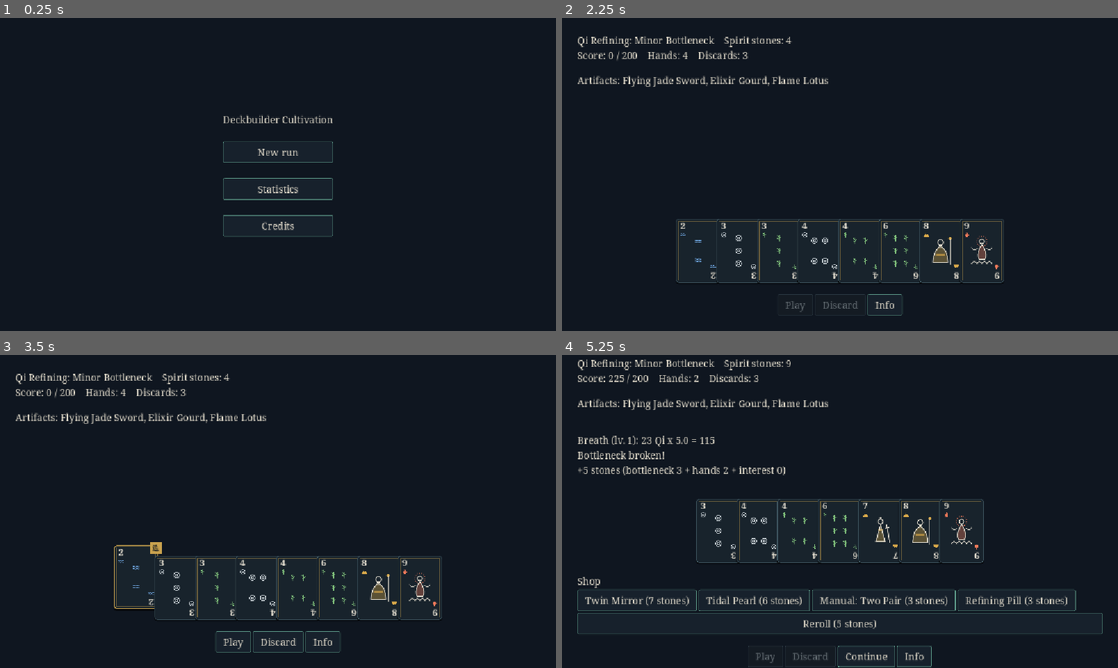
Above: before the commit, frames 1-4 (two rows, left to right).
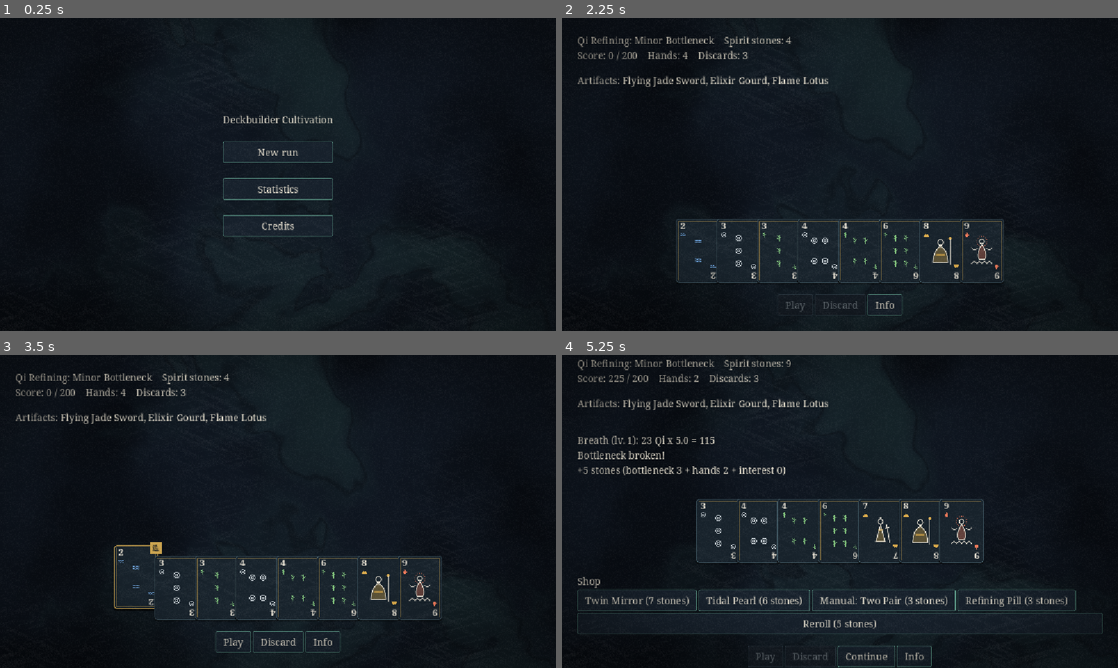
Above: after the commit, the same moments.

Repository: BazeOnigiri/deckbuilder-cultivation
Game: Godot game, scene res://ui/main/main.tscn
The game is run twice, just before and just after one commit, with the same random seed, the same clock (stepped at 60 frames per second) and the same inputs.
Inputs (mouse positions are in pixels of both pictures, inside the frame that each line leads up to):
- Up to frame 1 (0.25 s): no input
- Up to frame 2 (2.25 s): click "New run" at 0.5 s; click "New run" at 1.25 s; click "Start" at 2 s
- Up to frame 3 (3.5 s): click (133, 583) at 2.77 s
- Up to frame 4 (5.25 s): click "Play" at 3.5 s; click (739, 583) at 4.27 s; click "Play" at 5 s

The runs differ from the first frame. In frame 2, 0.5% of the frame differs, in the area x 2-79%, y 5-93%; in frame 3, 0.5%; in frame 4, 1.0%, in the area x 2-98%, y 1-100%.

Commit message:
feat(theme): fond anime au lavis d'encre et papier de riz sur tout le jeu
- Autoload Ambiance : un CanvasLayer derriere tous les ecrans (lavis) et
  un devant (papier), sans toucher a main ni aux ecrans.
- lavis.gdshader : bruit fractal deforme par lui-meme, encre qui se
  diffuse lentement, aureole sombre au bord des lavis.
- papier.gdshader : grain au pixel, fibres croisees par plaques, vignette.
  Ne lit pas l'ecran, pour rester leger en export web.
- Bruit partage dans bruit.gdshaderinc. Reglages dans lavis.tres et
  papier.tres.
- Tests : autoload declare, fond derriere et papier devant, souris non
  captee, contraste du texte sur les couleurs du lavis.

Co-Authored-By: Claude Opus 5.5 <noreply@anthropic.com>

Diff:
--- a/project.godot
+++ b/project.godot
@@ -14,6 +14,10 @@
 run/main_scene="res://ui/main/main.tscn"
 config/features=PackedStringArray("4.7", "GL Compatibility")
 config/icon="res://icon.svg"
+
+[autoload]
+
+Ambiance="*res://ui/theme/ambiance.tscn"
 
 [display]
 
--- /dev/null
+++ b/test/unit/ui/test_ambiance.gd
@@ -0,0 +1,30 @@
+extends GutTest
+## Fond lavis et papier : charges pour tout le jeu, ne captent pas la souris, texte lisible par-dessus.
+
+const Contrast := preload("res://test/helpers/contrast.gd")
+const SCENE := preload("res://ui/theme/ambiance.tscn")
+const THEME_PATH := "res://ui/theme/lavis_de_nuit.tres"
+const LAVIS_COLORS := ["base_color", "deep_color", "ink_color"]
+
+
+func test_ambiance_chargee_pour_tout_le_jeu() -> void:
+	assert_eq(ProjectSettings.get_setting("autoload/Ambiance", ""), "*res://ui/theme/ambiance.tscn")
+
+
+func test_fond_derriere_et_papier_devant() -> void:
+	var ambiance: Node = add_child_autofree(SCENE.instantiate())
+	assert_lt((ambiance.get_node("Fond") as CanvasLayer).layer, 0)
+	assert_gt((ambiance.get_node("Dessus") as CanvasLayer).layer, 0)
+	for path: String in ["Fond/Lavis", "Dessus/Papier"]:
+		var rect := ambiance.get_node(path) as ColorRect
+		assert_true(rect.material is ShaderMaterial, "%s sans shader" % path)
+		assert_eq(rect.mouse_filter, Control.MOUSE_FILTER_IGNORE, "%s capte la souris" % path)
+
+
+func test_texte_lisible_sur_le_lavis() -> void:
+	var theme: Theme = load(THEME_PATH)
+	var texte: Color = theme.get_color("font_color", "Label")
+	var material: ShaderMaterial = load("res://ui/theme/lavis.tres")
+	for uniform: String in LAVIS_COLORS:
+		var fond: Color = material.get_shader_parameter(uniform)
+		assert_gt(Contrast.ratio(texte, fond), 4.5, "texte sur %s" % uniform)
--- /dev/null
+++ b/ui/theme/ambiance.tscn
@@ -0,0 +1,30 @@
+[gd_scene format=3]
+
+[ext_resource type="ShaderMaterial" path="res://ui/theme/lavis.tres" id="1_lavis"]
+[ext_resource type="ShaderMaterial" path="res://ui/theme/papier.tres" id="2_papier"]
+
+[node name="Ambiance" type="Node"]
+
+[node name="Fond" type="CanvasLayer" parent="."]
+layer = -1
+
+[node name="Lavis" type="ColorRect" parent="Fond"]
+material = ExtResource("1_lavis")
+anchors_preset = 15
+anchor_right = 1.0
+anchor_bottom = 1.0
+grow_horizontal = 2
+grow_vertical = 2
+mouse_filter = 2
+
+[node name="Dessus" type="CanvasLayer" parent="."]
+layer = 100
+
+[node name="Papier" type="ColorRect" parent="Dessus"]
+material = ExtResource("2_papier")
+anchors_preset = 15
+anchor_right = 1.0
+anchor_bottom = 1.0
+grow_horizontal = 2
+grow_vertical = 2
+mouse_filter = 2
--- /dev/null
+++ b/ui/theme/lavis.gdshader
@@ -0,0 +1,29 @@
+shader_type canvas_item;
+// Fond : encre qui se diffuse lentement sur le bleu nuit.
+// Bruit fractal deforme par lui-meme (domain warping), ce qui donne des volutes plutot que des taches.
+
+#include "res://ui/theme/bruit.gdshaderinc"
+
+uniform vec4 base_color : source_color;
+uniform vec4 deep_color : source_color;
+uniform vec4 ink_color : source_color;
+// Nombre d'unites de bruit sur la hauteur de l'ecran : plus grand = volutes plus petites.
+uniform float scale = 2.5;
+uniform float speed = 0.02;
+uniform float warp = 1.5;
+uniform float strength : hint_range(0.0, 1.0) = 0.7;
+
+void fragment() {
+	// Coordonnees en hauteurs d'ecran : meme rendu quel que soit le format de la fenetre.
+	vec2 p = FRAGCOORD.xy * SCREEN_PIXEL_SIZE.y * scale;
+	float t = TIME * speed;
+	vec2 q = vec2(fbm(p + vec2(0.0, t)), fbm(p + vec2(5.2, 1.3) - t));
+	vec2 r = vec2(fbm(p + warp * q + vec2(1.7, 9.2) + t), fbm(p + warp * q + vec2(8.3, 2.8) - t));
+	float f = fbm(p + warp * r);
+	vec3 color = mix(base_color.rgb, deep_color.rgb, smoothstep(0.3, 0.7, q.y));
+	color = mix(color, ink_color.rgb, smoothstep(0.35, 0.75, f) * strength);
+	// Aureole plus sombre au bord des lavis, comme l'encre qui seche sur le papier.
+	float edge = 1.0 - smoothstep(0.0, 0.03, abs(f - 0.55));
+	color = mix(color, deep_color.rgb, edge * strength * 0.6);
+	COLOR = vec4(color, 1.0);
+}
--- /dev/null
+++ b/ui/theme/lavis.tres
@@ -0,0 +1,13 @@
+[gd_resource type="ShaderMaterial" format=3]
+
+[ext_resource type="Shader" path="res://ui/theme/lavis.gdshader" id="1_lavis"]
+
+[resource]
+shader = ExtResource("1_lavis")
+shader_parameter/base_color = Color(0.05882353, 0.08627451, 0.1254902, 1)
+shader_parameter/deep_color = Color(0.03137255, 0.04705882, 0.07058824, 1)
+shader_parameter/ink_color = Color(0.09803922, 0.16470589, 0.18039216, 1)
+shader_parameter/scale = 2.5
+shader_parameter/speed = 0.02
+shader_parameter/warp = 1.5
+shader_parameter/strength = 0.7
--- /dev/null
+++ b/ui/theme/papier.gdshader
@@ -0,0 +1,27 @@
+shader_type canvas_item;
+// Papier de riz pose sur tout le jeu : grain, fibres et vignette. Fixe, le papier ne bouge pas.
+// Ne lit pas l'ecran : on peint du clair et du sombre transparents par-dessus, moins couteux en web.
+
+#include "res://ui/theme/bruit.gdshaderinc"
+
+uniform float grain : hint_range(0.0, 0.2) = 0.05;
+uniform float fibers : hint_range(0.0, 0.2) = 0.04;
+// Nombre de fibres sur la hauteur de l'ecran.
+uniform float fiber_scale = 6.0;
+uniform float vignette : hint_range(0.0, 1.0) = 0.45;
+
+void fragment() {
+	// Grain au pixel physique, net quelle que soit la resolution.
+	float g = (hash(FRAGCOORD.xy) - 0.5) * grain;
+	// Bruit tres etire dans deux directions croisees, visible par plaques : des fibres, pas des lignes.
+	vec2 p = FRAGCOORD.xy * SCREEN_PIXEL_SIZE.y * fiber_scale;
+	const mat2 ROT_A = mat2(vec2(0.97, 0.26), vec2(-0.26, 0.97));
+	const mat2 ROT_B = mat2(vec2(0.91, -0.42), vec2(0.42, 0.91));
+	float strands = max(noise(ROT_A * p * vec2(1.5, 25.0)), noise(ROT_B * p * vec2(1.5, 25.0) + 31.0));
+	float paper = g + (strands - 0.5) * noise(p * 0.7) * 2.0 * fibers;
+	float shade = smoothstep(0.4, 1.0, length(SCREEN_UV - 0.5) * 1.4) * vignette;
+	float light = max(paper, 0.0);
+	float dark = max(-paper, 0.0) + shade;
+	float alpha = clamp(light + dark, 0.0, 1.0);
+	COLOR = vec4(vec3(light / max(alpha, 0.0001)), alpha);
+}
--- /dev/null
+++ b/ui/theme/papier.tres
@@ -0,0 +1,10 @@
+[gd_resource type="ShaderMaterial" format=3]
+
+[ext_resource type="Shader" path="res://ui/theme/papier.gdshader" id="1_papier"]
+
+[resource]
+shader = ExtResource("1_papier")
+shader_parameter/grain = 0.05
+shader_parameter/fibers = 0.04
+shader_parameter/fiber_scale = 6.0
+shader_parameter/vignette = 0.45
Not shown, added: test/unit/ui/test_ambiance.gd.uid
Not shown, added: ui/theme/bruit.gdshaderinc
Not shown, added: ui/theme/bruit.gdshaderinc.uid
Not shown, added: ui/theme/lavis.gdshader.uid
Not shown, added: ui/theme/papier.gdshader.uid
Not shown, changed: CHANGELOG.md
